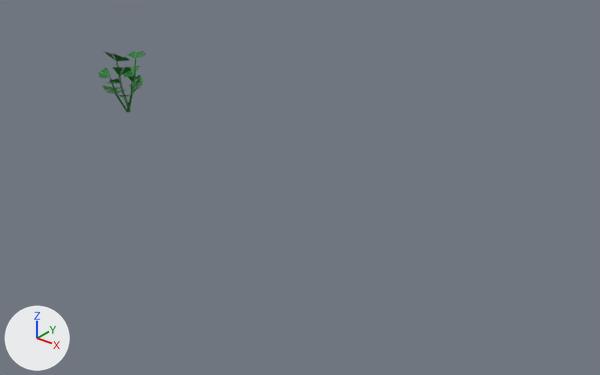
What one commit did to the Blender file stuff/Plants/Herbs/Parsley/Model/Parsley.blend.
Rendered twice from a 50 mm camera at (11.2, -9.07, 5.31) aimed at (4.02, -0.1, -0.25). The lights are fixed; the arrows at lower left show +X, +Y and +Z.

In view in the first picture: 'Big Parsley'.
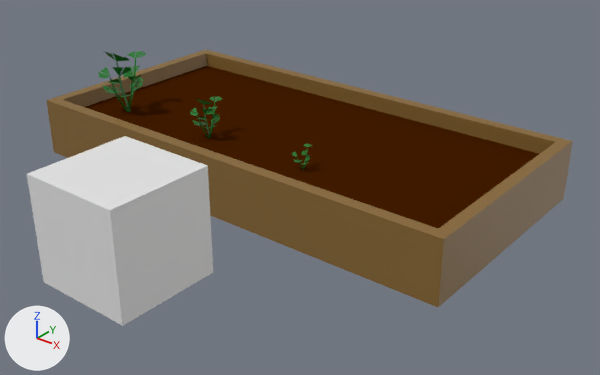
The newer file is also turned or shifted as a whole; pictures and numbers use the older file's frame.

Where the change shows, as pixel boxes [x1, y1, x2, y2] in the pictures (600 x 375 px):
'Bed Lowpolly', added (brown)
    after: [46, 50, 573, 307]
    faces in mat_wood (brown #886732): [46, 50, 573, 307]
    faces in mat_ground (brown #421c00): [85, 66, 539, 229]
'PlaceSize', added
    after: [27, 136, 213, 326]
'Average Parsley.002', added (green)
    after: [190, 96, 222, 138]
'Small Parsley.002', added
    after: [292, 144, 312, 170]

What the commit changed:
Material 'Wood' (mat_wood) is new.
Its base color is (0.246, 0.137, 0.032) (brown #886732).
Material 'Ground' (mat_ground) is new.
Its base color is (0.0552, 0.0116, 0.0) (brown #421c00).
Its roughness is 0.6.
Its specular ior level is 0.0.
Mesh me_cube_016 is new.
It has 16 vertices, 13 faces and spans x 0.0..8.0, y 0.0..4.0, z 0.0..1.0.
Faces by material slot: [12, 1].
It uses material mat_wood (brown #886732).
It uses material mat_ground (brown #421c00).
Mesh me_cylinder_017 is new.
It has 136 vertices, 66 faces and spans x -0.243..0.249, y -0.262..0.34, z 0.001..0.788.
It uses material mat_grass_green (dark green #09741f).
Mesh me_cylinder_016 is new.
It has 102 vertices, 49 faces and spans x -0.135..0.153, y -0.149..0.189, z -0.002..0.368.
It uses material mat_grass_green (dark green #09741f).
Mesh me_cube_003 is new.
It is a box spanning x -1.0..1.0, y -1.0..1.0, z -1.0..1.0.
Object 'Bed Lowpolly' (ob_bed_lowpolly) is new; it shows me_cube_016.
Its location is (-1.0, -1.0, -0.72).
Object 'Average Parsley.002' (ob_average_parsley_002) is new; it shows me_cylinder_017.
Its location is (2.0, 0.0, 0.0).
Object 'Small Parsley.002' (ob_small_parsley_002) is new; it shows me_cylinder_016.
Its location is (4.0, 0.0, 0.01).
Object 'PlaceSize' (ob_placesize) is new; it shows me_cube_003.
Its location is (3.98, -3.46, 0.5).
Its scale is (0.74, 0.74, 0.74).
